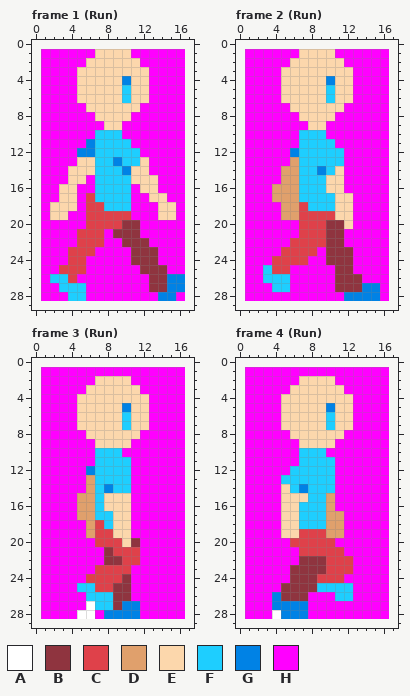
File history of a pixel-art file, Engine/Assest/Bitmap/player.aseprite. Above, as it was before the edit.
16x28 pixels, 8 frames. Shown: frame 1 (Run), frame 2 (Run), frame 3 (Run), frame 4 (Run). The old version is drawn lined up with the new one, on the new canvas. The commit also changed other frames, which this record leaves out.
Visible layers, top first: "Layer 11", "Background".
Palette (. is transparent): A #ffffff  B #8f343f  C #df414a  D #e0a06c  E #fcd7ac  F #1eceff  G #0082e5  H #ff00ff
Pixels before, frame 1 (Run), first column x 1:
 1 HHHHHHEEEEHHHHHH
 2 HHHHHEEEEEEHHHHH
 3 HHHHEEEEEEEEHHHH
 4 HHHHEEEEEGEEHHHH
 5 HHHHEEEEEFEEHHHH
 6 HHHHEEEEEFEEHHHH
 7 HHHHHEEEEEEHHHHH
 8 HHHHHHEEEEHHHHHH
 9 HHHHHHHEEHHHHHHH
10 HHHHHHFFFHHHHHHH
11 HHHHHGFFFFHHHHHH
12 HHHHGGFFFFFHHHHH
13 HHHHEEFFGFFEHHHH
14 HHHEEEFFFGEEHHHH
15 HHHEEHFFFFEEEHHH
16 HHEEHHFFFFHEEHHH
17 HHEEHCFFFFHHEEHH
18 HEEEHCCFFFHHHEEH
19 HEEHHCCCCCHHHEEH
20 HHHHHCCCCBBHHHHH
21 HHHHCCCHBBBHHHHH
22 HHHHCCCHHBBBHHHH
23 HHHCCCHHHHBBBHHH
24 HHHCCHHHHHBBBHHH
25 HHCCCHHHHHHBBBHH
26 HFFCHHHHHHHHBBGG
27 HHFFFHHHHHHHBBGG
28 HHHFFHHHHHHHHGGH
Pixels before, frame 2 (Run), first column x 1:
 1 HHHHHHEEEEHHHHHH
 2 HHHHHEEEEEEHHHHH
 3 HHHHEEEEEEEEHHHH
 4 HHHHEEEEEGEEHHHH
 5 HHHHEEEEEFEEHHHH
 6 HHHHEEEEEFEEHHHH
 7 HHHHHEEEEEEHHHHH
 8 HHHHHHEEEEHHHHHH
 9 HHHHHHHEEHHHHHHH
10 HHHHHHFFFHHHHHHH
11 HHHHHHFFFFHHHHHH
12 HHHHHGFFFFFHHHHH
13 HHHHHDFFFFFHHHHH
14 HHHHDDFFGFEHHHHH
15 HHHHDDFFFEEHHHHH
16 HHHDDDFFFEEHHHHH
17 HHHDDDFFFFEEHHHH
18 HHHHDDCFFFEEHHHH
19 HHHHDDCCCCEEHHHH
20 HHHHHHCCCBBEHHHH
21 HHHHHHCCCBBHHHHH
22 HHHHHCCCCBBHHHHH
23 HHHHCCCCHBBBHHHH
24 HHHCCCCHHBBBHHHH
25 HHFCCHHHHHBBHHHH
26 HHFFFHHHHHBBBHHH
27 HHHFFHHHHHBBBGGH
28 HHHHHHHHHHHGGGGH
Pixels before, frame 3 (Run), first column x 1:
 1 HHHHHHHHHHHHHHHH
 2 HHHHHHEEEEHHHHHH
 3 HHHHHEEEEEEHHHHH
 4 HHHHEEEEEEEEHHHH
 5 HHHHEEEEEGEEHHHH
 6 HHHHEEEEEFEEHHHH
 7 HHHHEEEEEFEEHHHH
 8 HHHHHEEEEEEHHHHH
 9 HHHHHHEEEEHHHHHH
10 HHHHHHFFFHHHHHHH
11 HHHHHHFFFFHHHHHH
12 HHHHHGFFFFHHHHHH
13 HHHHHDFFFFHHHHHH
14 HHHHHDFGFFHHHHHH
15 HHHHDDFEEEHHHHHH
16 HHHHDDFEEEHHHHHH
17 HHHHDDFFEEHHHHHH
18 HHHHHDCFEEHHHHHH
19 HHHHHDCCEEHHHHHH
20 HHHHHHCCCEBHHHHH
21 HHHHHHHBCCCHHHHH
22 HHHHHHHBBCCHHHHH
23 HHHHHHCCCCHHHHHH
24 HHHHHCCCCBHHHHHH
25 HHHHFFCCBBHHHHHH
26 HHHHHFFFBBHHHHHH
27 HHHHHAFFBGGHHHHH
28 HHHHAAHGGGGHHHHH
Pixels before, frame 4 (Run), first column x 1:
 1 HHHHHHHHHHHHHHHH
 2 HHHHHHEEEEHHHHHH
 3 HHHHHEEEEEEHHHHH
 4 HHHHEEEEEEEEHHHH
 5 HHHHEEEEEGEEHHHH
 6 HHHHEEEEEFEEHHHH
 7 HHHHEEEEEFEEHHHH
 8 HHHHHEEEEEEHHHHH
 9 HHHHHHEEEEHHHHHH
10 HHHHHHFFFHHHHHHH
11 HHHHHHFFFFHHHHHH
12 HHHHHFFFFFHHHHHH
13 HHHHFFFFFFHHHHHH
14 HHHHEFGFFFHHHHHH
15 HHHHEEEFFDHHHHHH
16 HHHHEEFFFDHHHHHH
17 HHHHEEFFFDDHHHHH
18 HHHHEEFFFDDHHHHH
19 HHHHEECCCDDHHHHH
20 HHHHHCCCCCHHHHHH
21 HHHHHHCCCCCHHHHH
22 HHHHHHBBBCCCHHHH
23 HHHHHBBBBCCCHHHH
24 HHHHHBBBCCCHHHHH
25 HHHHBBBBFFFFHHHH
26 HHHGBBBHHHFFHHHH
27 HHHGGGGHHHHHHHHH
28 HHHAGGGHHHHHHHHH
New version:
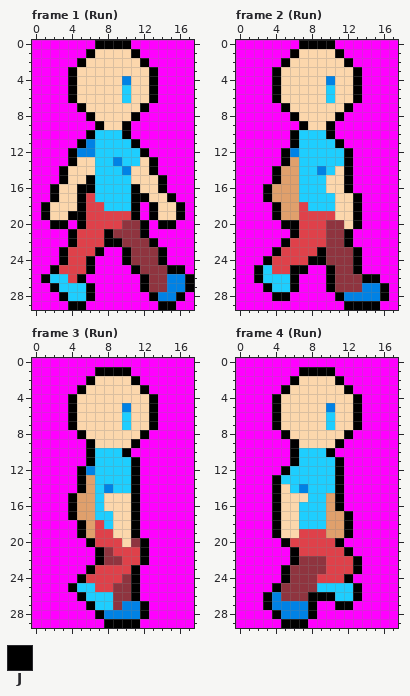
Colours new in this view: J #000000
The author wrote: +add border for player anim
What changed:
canvas 16x28 -> 18x30, the old top-left corner now at 1,1
Changed rows in their new state; - is an unchanged pixel.
Frame 1 (Run):
first column x 0:
 0 HHHHHHHJJJJHHHHHHH
 1 H-----J----J-----H
 2 H----J------J----H
 3 H---J--------J---H
 4 H---J--------J---H
 5 H---J--------J---H
 6 H---J--------J---H
 7 H----J------J----H
 8 H-----J----J-----H
 9 H------J--J------H
10 H-----J---J------H
11 H----J-----J-----H
12 H---J-------J----H
13 H---J--------J---H
14 H--J---------J---H
15 H--J--J-------J--H
16 H-J--JJ----J--J--H
17 H-J--J-----JJ--J-H
18 HJ---J-----J-J--JH
19 HJ--JJ-----J-J--JH
20 H-JJ-J------J-JJ-H
21 H---J---J---J----H
22 H---J---JJ---J---H
23 H--J---J--J---J--H
24 H--J--J---J---J--H
25 H-J---J----J---JJH
26 HJ---J------J----J
27 H-J---J-----J----J
28 H--J--J------J--JH
29 HHHHJJHHHHHHHHJJHH
Frame 2 (Run):
first column x 0:
 0 HHHHHHHJJJJHHHHHHH
 1 H-----J----J-----H
 2 H----J------J----H
 3 H---J--------J---H
 4 H---J--------J---H
 5 H---J--------J---H
 6 H---J--------J---H
 7 H----J------J----H
 8 H-----J----J-----H
 9 H------J--J------H
10 H-----J---J------H
11 H-----J----J-----H
12 H----J------J----H
13 H----J------J----H
14 H---J-------J----H
15 H---J-------J----H
16 H--J--------J----H
17 H--J---------J---H
18 H---J--------J---H
19 H---J--------J---H
20 H----JJ------J---H
21 H-----J-----J----H
22 H----J------J----H
23 H---J----J---J---H
24 H--J----JJ---J---H
25 H-J---JJ--J--J---H
26 H-J---J---J---JJ-H
27 H--J--J---J-----JH
28 H---JJ-----J----JH
29 HHHHHHHHHHHHJJJJHH
Frame 3 (Run):
first column x 0:
 0 HHHHHHHHHHHHHHHHHH
 1 H------JJJJ------H
 2 H-----J----J-----H
 3 H----J------J----H
 4 H---J--------J---H
 5 H---J--------J---H
 6 H---J--------J---H
 7 H---J--------J---H
 8 H----J------J----H
 9 H-----J----J-----H
10 H-----J---J------H
11 H-----J----J-----H
12 H----J-----J-----H
13 H----J-----J-----H
14 H----J-----J-----H
15 H---J------J-----H
16 H---J------J-----H
17 H---J------J-----H
18 H----J-----J-----H
19 H----J-----J-----H
20 H-----J-----J----H
21 H------J----J----H
22 H------J----J----H
23 H-----J----J-----H
24 H----J-----J-----H
25 H---J------J-----H
26 H----J-----J-----H
27 H-----J-----J----H
28 H----HHJ----J----H
29 HHHHHHHHJJJJHHHHHH
Frame 4 (Run):
first column x 0:
 0 HHHHHHHHHHHHHHHHHH
 1 H------JJJJ------H
 2 H-----J----J-----H
 3 H----J------J----H
 4 H---J--------J---H
 5 H---J--------J---H
 6 H---J--------J---H
 7 H---J--------J---H
 8 H----J------J----H
 9 H-----J----J-----H
10 H-----J---J------H
11 H-----J----J-----H
12 H----J-----J-----H
13 H---J------J-----H
14 H---J------J-----H
15 H---J------J-----H
16 H---J------J-----H
17 H---J-------J----H
18 H---J-------J----H
19 H---J-------J----H
20 H----J-----J-----H
21 H-----J-----J----H
22 H-----J------J---H
23 H----J-------J---H
24 H----J------J----H
25 H---J--------J---H
26 H--J----JJJ--J---H
27 H--J----J--JJ----H
28 H---J---J--------H
29 HHHHHJJJHHHHHHHHHH
Pixel boxes of the changes (left, top, right, bottom) in both pictures:
changed: (32, 40, 194, 310)
changed: (236, 40, 398, 310)
changed: (32, 358, 194, 628)
changed: (236, 358, 398, 628)
